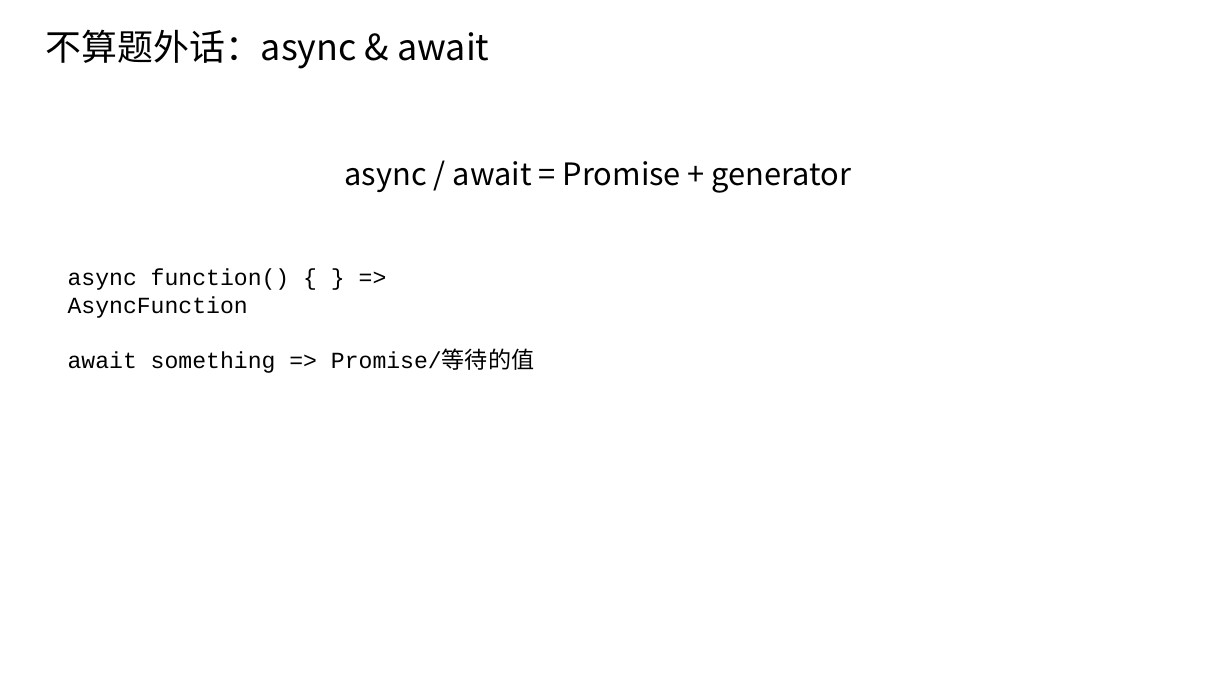
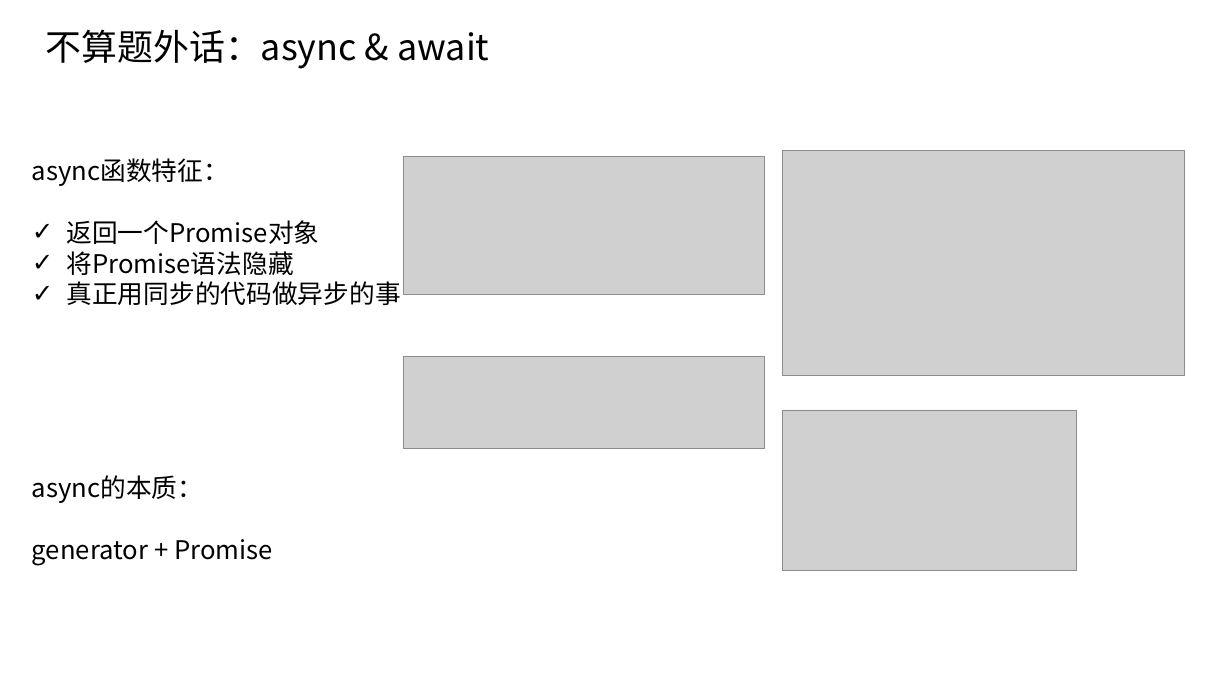
Before and after one commit to kovarxu/Own, a slide deck: slide 14 of tools/myPromise/Promise.pptx. Drawn at 1232x693 pixels with LibreOffice and Linux fonts; fonts in the diff are those of the drawing; grey boxes stand for pictures; background and template pictures are left out. Boxes give left, top, right and bottom in pixels: in the first picture for what was removed or moved away, otherwise in the second. Text is boxed around its words. In the diff, an @@ line names an element or a change of style, - is before the commit and + after.

```diff
--- a/tools/myPromise/Promise.pptx
+++ b/tools/myPromise/Promise.pptx
@@ text added at bbox=[32, 158, 401, 305], 20 pt, text #000000 @@
+async函数特征：
+✓ 返回一个Promise对象
+✓ 将Promise语法隐藏
+✓ 真正用同步的代码做异步的事
@@ text removed at bbox=[345, 161, 852, 193] @@
-async / await = Promise + generator
@@ picture added at bbox=[404, 156, 764, 294] @@
@@ picture added at bbox=[783, 151, 1185, 376] @@
@@ text removed at bbox=[68, 268, 534, 373] @@
-async function() { } => AsyncFunction
-await something => Promise/等待的值
@@ picture added at bbox=[404, 357, 764, 449] @@
@@ picture added at bbox=[783, 410, 1077, 570] @@
@@ text added at bbox=[32, 475, 273, 566], 20 pt, text #000000 @@
+async的本质：
+generator + Promise
```
Also in this commit, not shown: 2 other slides changed, 6 other files.
